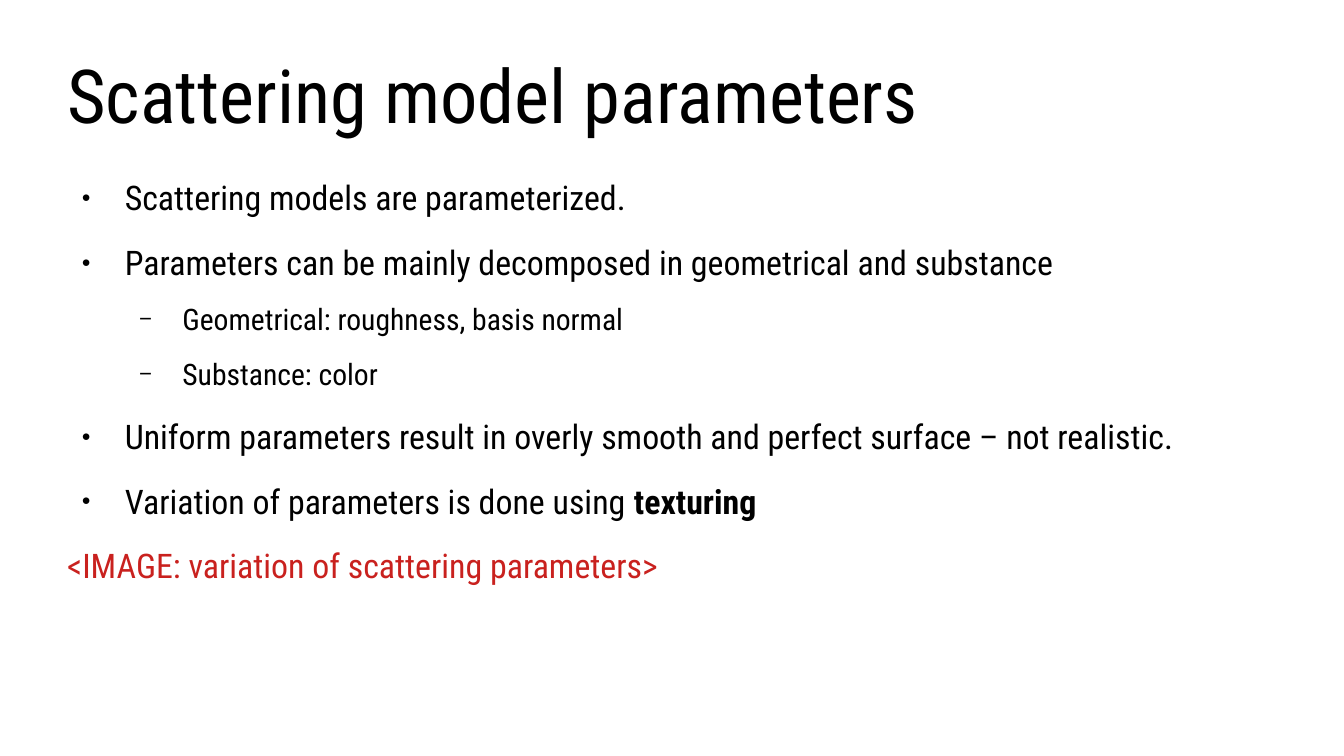
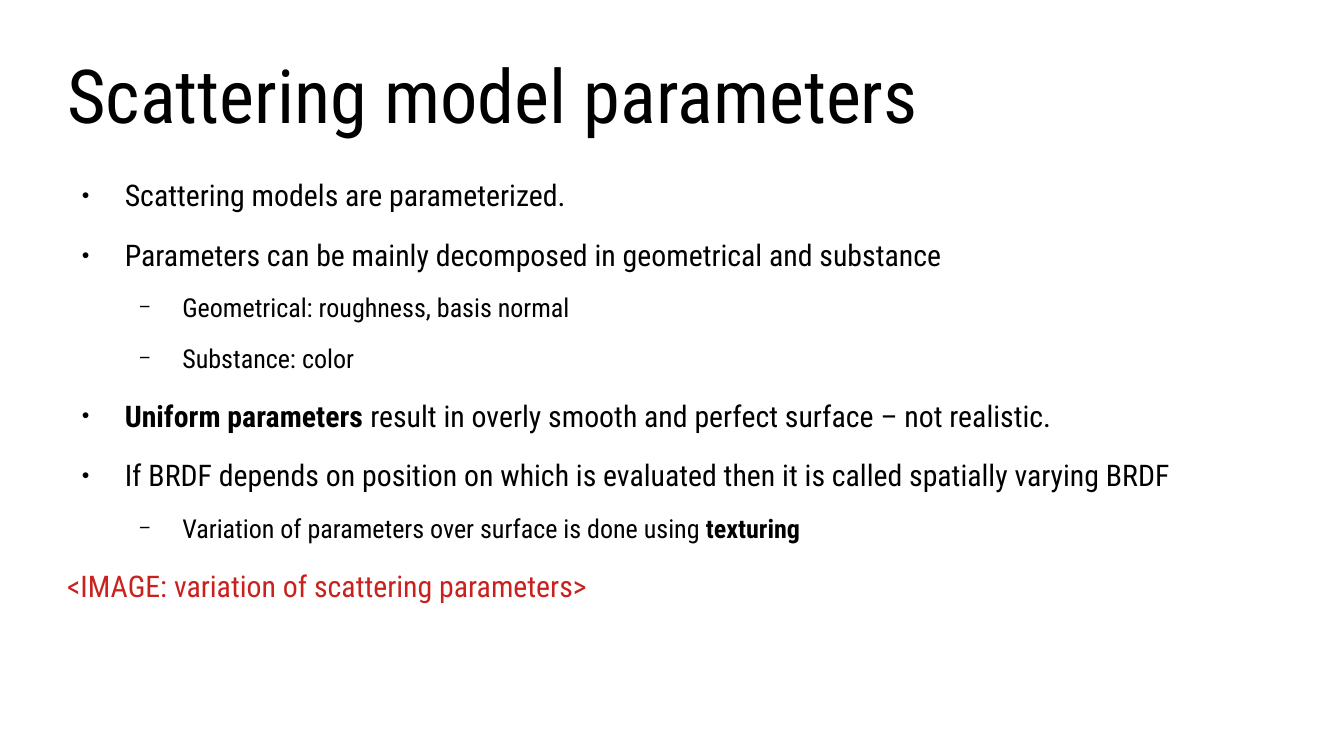
Before and after one commit to lorentzo/IntroductionToComputerGraphics, a slide deck: slide 37 of lectures/3_foundations_3d_scene/3_2_2_3D_models_material.odp (slide 33 before the commit). Drawn at 1344x756 pixels with LibreOffice and Linux fonts; fonts in the diff are those of the drawing. Boxes give left, top, right and bottom in pixels: in the first picture for what was removed or moved away, otherwise in the second. Text is boxed around its words. In the diff, an @@ line names an element or a change of style, - is before the commit and + after.

Commit message:
brdf, 3d scene

```diff
--- a/lectures/3_foundations_3d_scene/3_2_2_3D_models_material.odp
+++ b/lectures/3_foundations_3d_scene/3_2_2_3D_models_material.odp
@@ text at (x1=67, y1=183, x2=1051, y2=603): size 20 to 17.6 pt in "Scattering models are parameterized.", "Parameters can be mainly decomposed in geometrical ...", "Uniform parameters result in overly smooth and ...", "<IMAGE: variation of scattering parameters>"; size 17.5 to 15.4 pt in "Geometrical: roughness, basis normal", "Substance: color"; bold on in "Uniform parameters" @@
@@ text at (x1=125, y1=463, x2=1169, y2=544): text changed; size 20 to 17.6 pt @@
-● Variation of parameters is done using texturing
+● If BRDF depends on position on which is evaluated then it is called spatially varying BRDF
+  − Variation of parameters over surface is done using texturing
```
Also in this commit, not shown: 5 other slides changed, 4 slides added, 14 other files.
